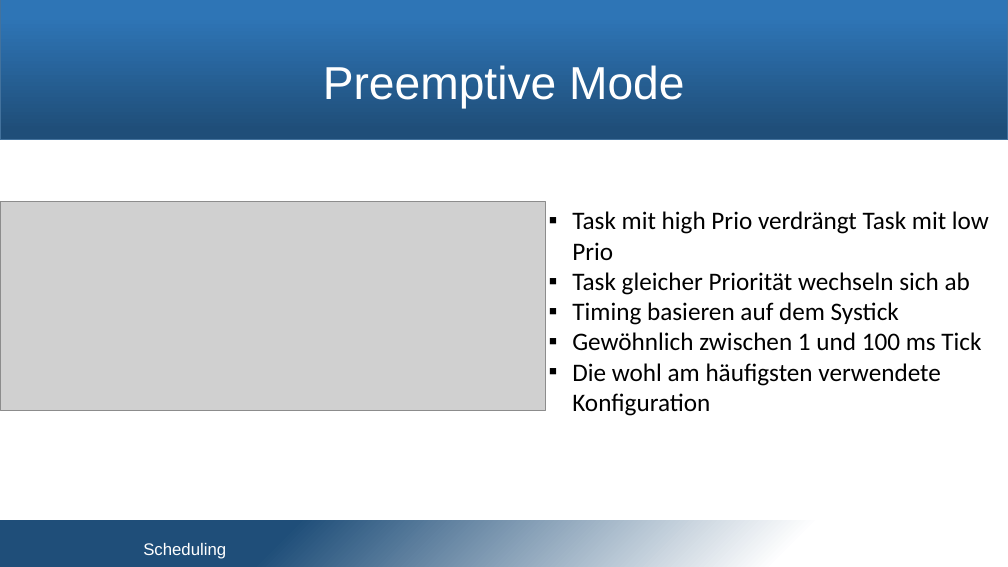
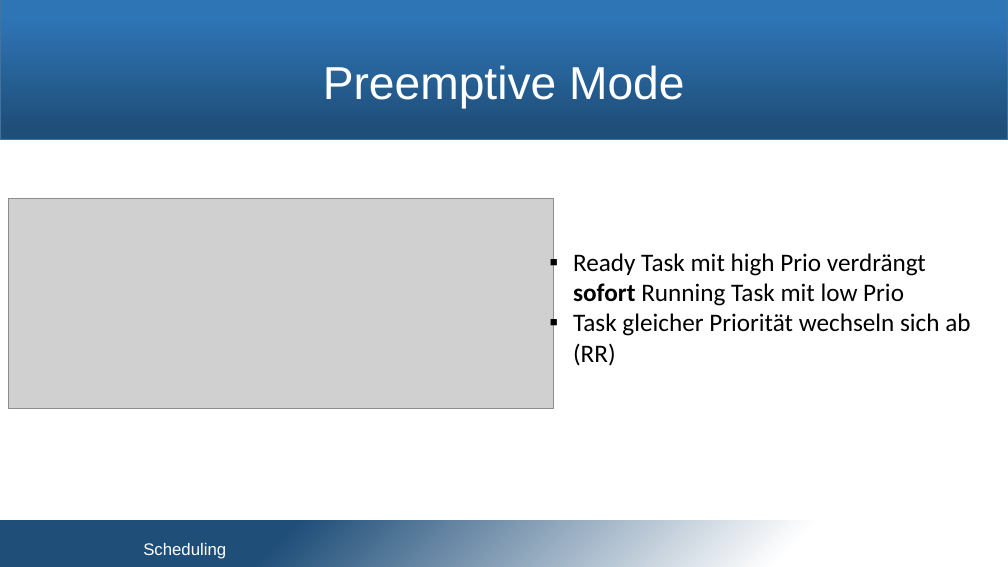
Before and after one commit to snobz/Seminar_BS_2017, a slide deck: slide 19 of Päsi/Seminar Betriebssysteme.pptx (slide 20 before the commit). Drawn at 1008x567 pixels with LibreOffice and Linux fonts; fonts in the diff are those of the drawing; grey boxes stand for pictures; background and template pictures are left out. Boxes give left, top, right and bottom in pixels: in the first picture for what was removed or moved away, otherwise in the second. Text is boxed around its words. In the diff, an @@ line names an element or a change of style, - is before the commit and + after.

```diff
--- a/Päsi/Seminar Betriebssysteme.pptx
+++ b/Päsi/Seminar Betriebssysteme.pptx
@@ picture: place and size @@
-picture at (0, 201, 545, 411)
+picture at (8, 199, 554, 409)
@@ text at (573, 253, 970, 366): text changed @@
-▪ Task mit high Prio verdrängt Task mit low Prio
-▪ Task gleicher Priorität wechseln sich ab
-▪ Timing basieren auf dem Systick
-▪ Gewöhnlich zwischen 1 und 100 ms Tick
-▪ Die wohl am häufigsten verwendete Konfiguration
+▪ Ready Task mit high Prio verdrängt sofort Running Task mit low Prio
+▪ Task gleicher Priorität wechseln sich ab (RR)
```
Also in this commit, not shown: 7 other slides changed, 1 slide added, 2 slides removed.
